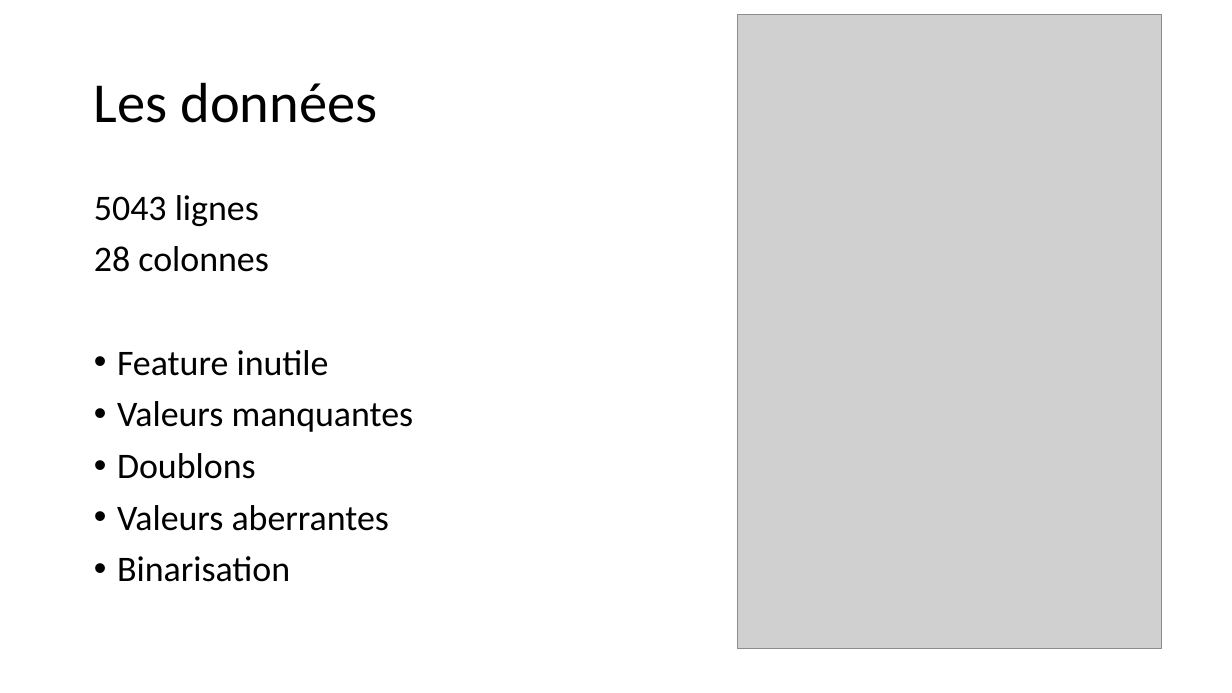
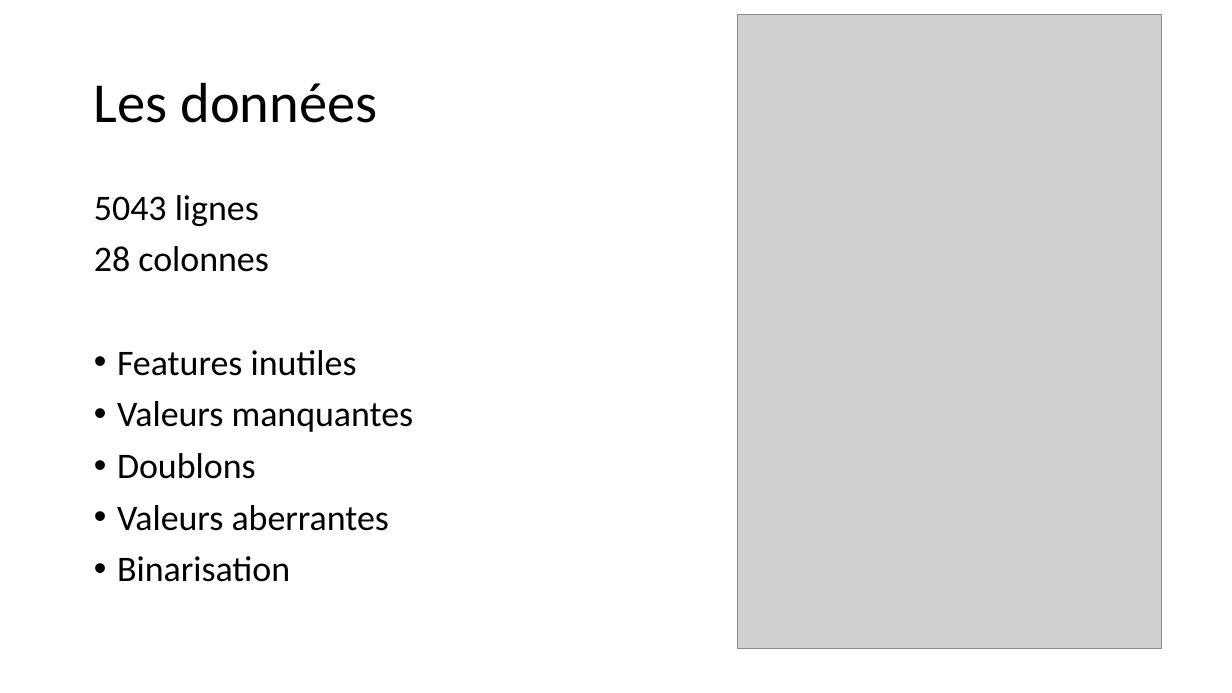
Before and after one commit to morganscao/Projet3, a slide deck: slide 4 of Rapport/Moteur de recommandations de films.pptx. Drawn at 1232x693 pixels with LibreOffice and Linux fonts; fonts in the diff are those of the drawing; grey boxes stand for pictures. Boxes give left, top, right and bottom in pixels: in the first picture for what was removed or moved away, otherwise in the second. Text is boxed around its words. In the diff, an @@ line names an element or a change of style, - is before the commit and + after.

```diff
--- a/Rapport/Moteur de recommandations de films.pptx
+++ b/Rapport/Moteur de recommandations de films.pptx
@@ text at [117, 350, 357, 376]: text changed @@
-• Feature inutile
+• Features inutiles
```
Also in this commit, not shown: 2 other slides changed, 1 slide added, 2 other files.
